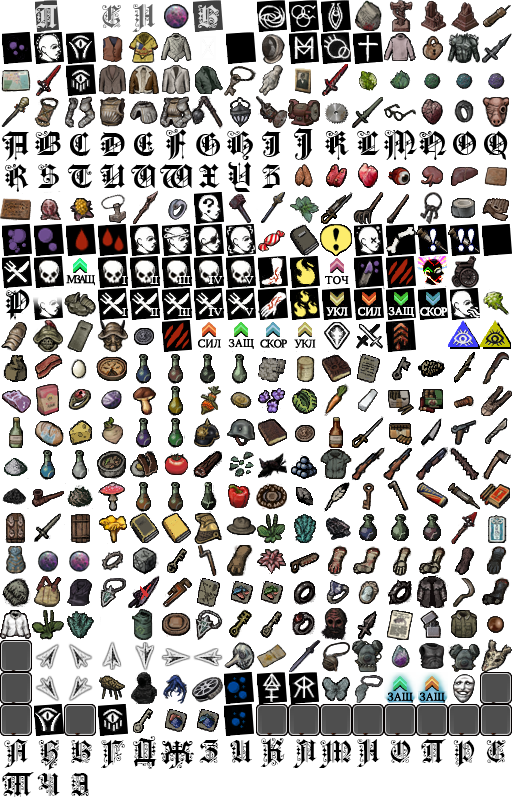
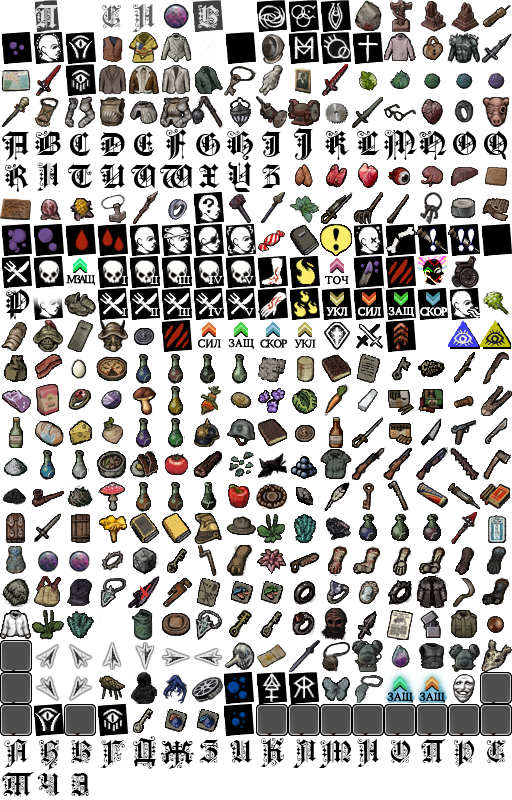
Layers edited between the first and the second 512 × 800 image:
added layer "Н" (4th of 4) above "Layer 37" over [left=37, top=162, right=60, bottom=191]
painted on "Layer 1" over [left=37, top=163, right=60, bottom=188]
